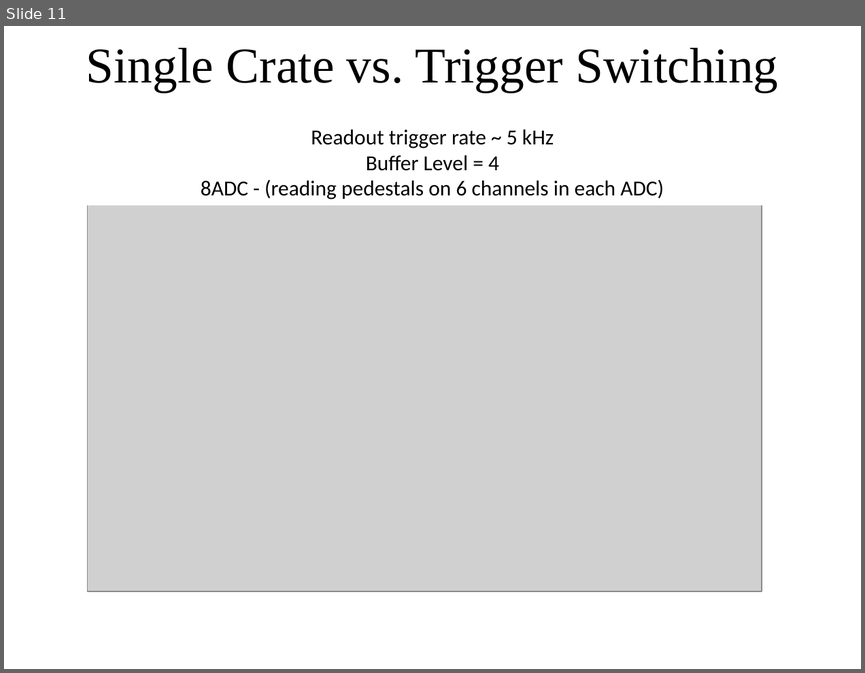
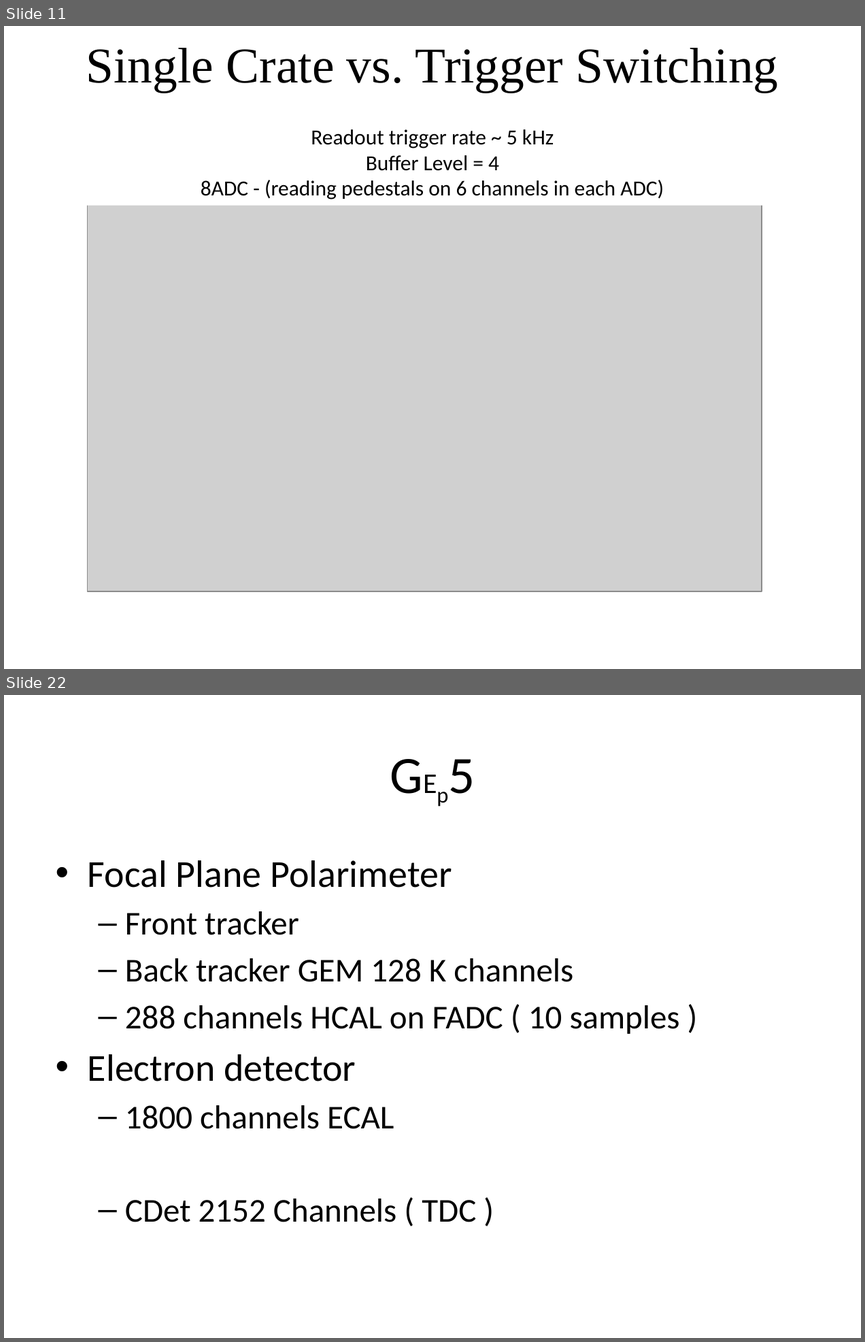
Before and after one commit to bmoffit/sbsdaq, a slide deck: 2015_DOE_Review/SuperBigBite DAQ update.pptx. Shown one above the other, each under a label of ours: slide 11 before the commit, slides 11 and 22 after it; the slides between them are not shown. The pictures are 865x673 and 865x1342 pixels, drawn with LibreOffice and Linux fonts; fonts in the diff are those of the drawing; grey boxes stand for pictures; background and template pictures are left out. Boxes give left, top, right and bottom in pixels: in the first picture for what was removed or moved away, otherwise in the second. Text is boxed around its words. In the diff, an @@ line names an element or a change of style, - is before the commit and + after.

```diff
--- a/2015_DOE_Review/SuperBigBite DAQ update.pptx
+++ b/2015_DOE_Review/SuperBigBite DAQ update.pptx
@@ slide 22 added at (x1=4, y1=695, x2=861, y2=1338), background #FFFFFF @@
@@ title added at (x1=47, y1=721, x2=818, y2=828), 44 pt, text #000000 @@
+GEp5
@@ text added at (x1=88, y1=860, x2=680, y2=1222), 28 pt, text #000000 @@
+• Focal Plane Polarimeter
+  – Front tracker
+  – Back tracker GEM 128 K channels
+  – 288 channels HCAL on FADC ( 10 samples )
+• Electron detector
+  – 1800 channels ECAL
+  – CDet 2152 Channels ( TDC )
```
Also in this commit, not shown: 15 slides changed, 13 other slides added, 1 other file.
